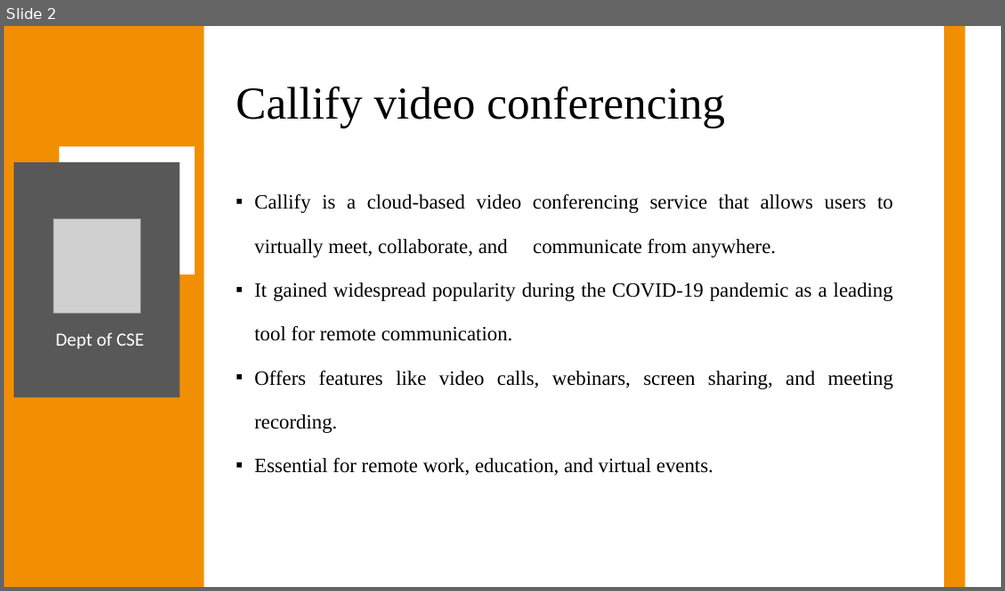
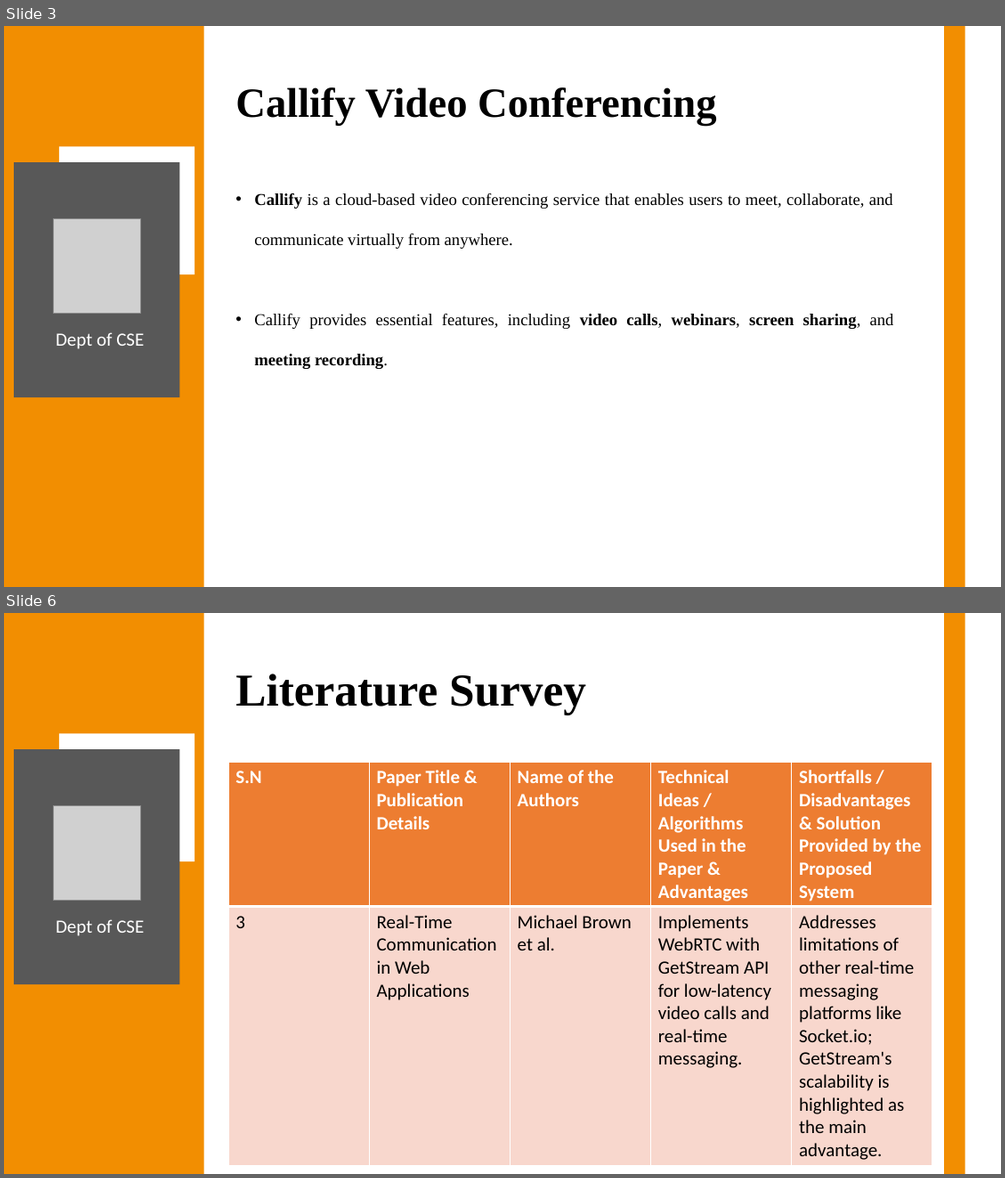
Before and after one commit to Anish202020/7th-Semester, a slide deck: Report & PPT/Project Work/Ppt/Callify Synopsis.pptx. Shown one above the other, each under a label of ours: slide 2 before the commit, slides 3 and 6 after it; the slides between them are not shown. The pictures are 1005x591 and 1005x1178 pixels, drawn with LibreOffice and Linux fonts; fonts in the diff are those of the drawing; grey boxes stand for pictures. Boxes give left, top, right and bottom in pixels: in the first picture for what was removed or moved away, otherwise in the second. Text is boxed around its words. In the diff, an @@ line names an element or a change of style, - is before the commit and + after.

```diff
--- a/Report & PPT/Project Work/Ppt/Callify Synopsis.pptx
+++ b/Report & PPT/Project Work/Ppt/Callify Synopsis.pptx
@@ slide 6 added at (4,613,1001,1174), background #FFFFFF @@
@@ rectangle added at (4,613,203,1174), fill #F28E01 @@
@@ rectangle added at (944,613,965,1174), fill #F28E01 @@
@@ title added at (235,674,586,714), 44 pt, text #000000, bold @@
+Literature Survey
@@ rectangle added at (59,733,194,861), fill #FFFFFF @@
@@ rectangle added at (14,749,179,985), fill #585858 @@
@@ table added at (228,763,931,1163), 2 rows, 5 columns @@
+S.N | Paper Title & Publication Details | Name of the Authors | Technical Ideas / Algorithms Used in the Paper & Advantages | Shortfalls / Disadvantages & Solution Provided by the Proposed System
+3 | Real-Time Communication in Web Applications | Michael Brown et al. | Implements WebRTC with GetStream API for low-latency video calls and real-time messaging. | Addresses limitations of other real-time messaging platforms like Socket.io; GetStream's scalability is highlighted as the main advantage.
@@ picture added at (53,806,141,900) @@
@@ text added at (56,919,144,936), 18 pt, text #FFFFFF @@
+Dept of CSE
@@ what was slide 2 is now slide 3 @@
@@ slide 3 changed as well @@
@@ title at (235,87,716,126): text changed; size 44 to 40 pt; bold on @@
-Callify video conferencing
+Callify Video Conferencing
@@ text at (254,193,894,369): text changed; size 19.6 to 16 pt @@
-▪ Callify is a cloud-based video conferencing service that allows users to virtually meet, collaborate, and communicate from anywhere.
-▪ It gained widespread popularity during the COVID-19 pandemic as a leading tool for remote communication.
-▪ Offers features like video calls, webinars, screen sharing, and meeting recording.
-▪ Essential for remote work, education, and virtual events.
+• Callify is a cloud-based video conferencing service that enables users to meet, collaborate, and communicate virtually from anywhere.
+• Callify provides essential features, including video calls, webinars, screen sharing, and meeting recording.
```
Also in this commit, not shown: 17 other slides changed, 6 other slides added.
